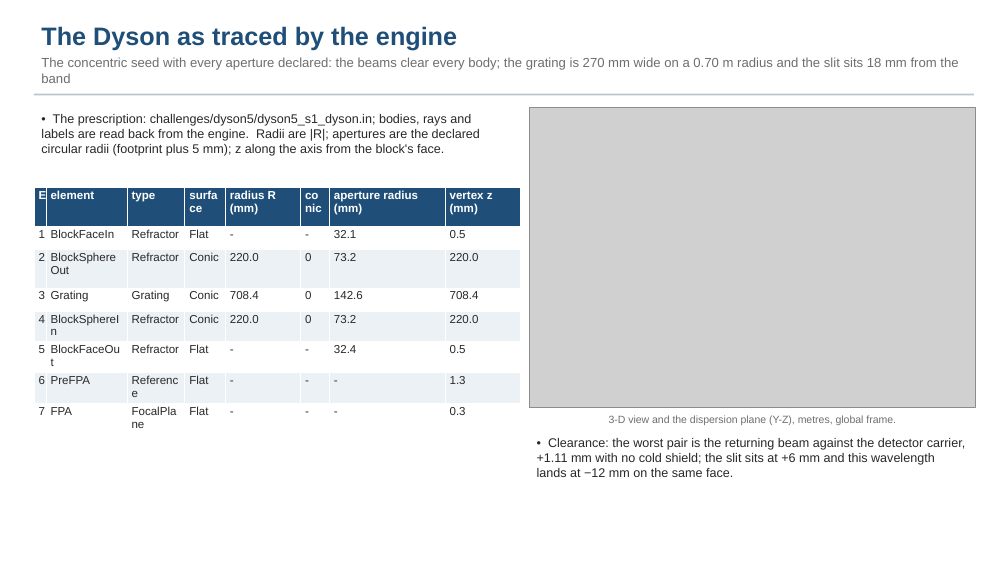
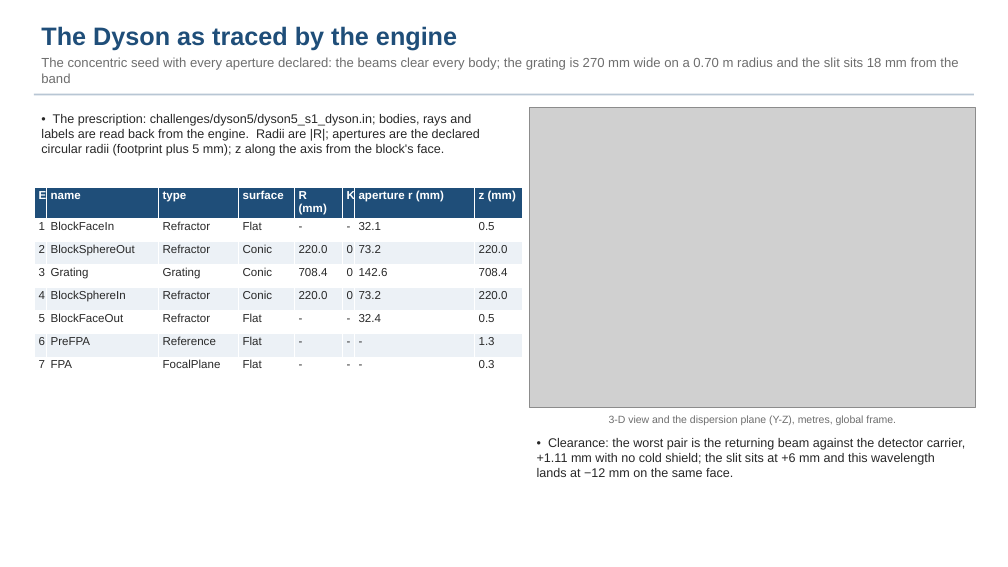
Before and after one commit to nasa-jpl/macos, a slide deck: slide 5 of demo_session/deck_dyson.pptx. Drawn at 1008x567 pixels with LibreOffice and Linux fonts; fonts in the diff are those of the drawing; grey boxes stand for pictures. Boxes give left, top, right and bottom in pixels: in the first picture for what was removed or moved away, otherwise in the second. Text is boxed around its words. In the diff, an @@ line names an element or a change of style, - is before the commit and + after.

```diff
--- a/demo_session/deck_dyson.pptx
+++ b/demo_session/deck_dyson.pptx
@@ table at (34, 188, 516, 373) @@
-row 1: E | element | type | surface | radius R (mm) | conic | aperture radius (mm) | vertex z (mm)
+row 1: E | name | type | surface | R (mm) | K | aperture r (mm) | z (mm)
```
Also in this commit, not shown: 5 other slides changed, 1 slide added, 3 other files.
